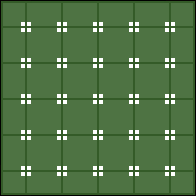
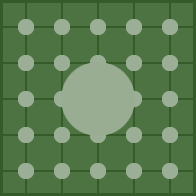
Layer changes from the first 196x196 image to the second:
painted on "current-y" over [18,26,178,172]
painted on "current" over [25,19,171,179]
added layer "glass" (50%) above "next" over [18,19,178,179]
painted on "next" over [0,0,196,196]
